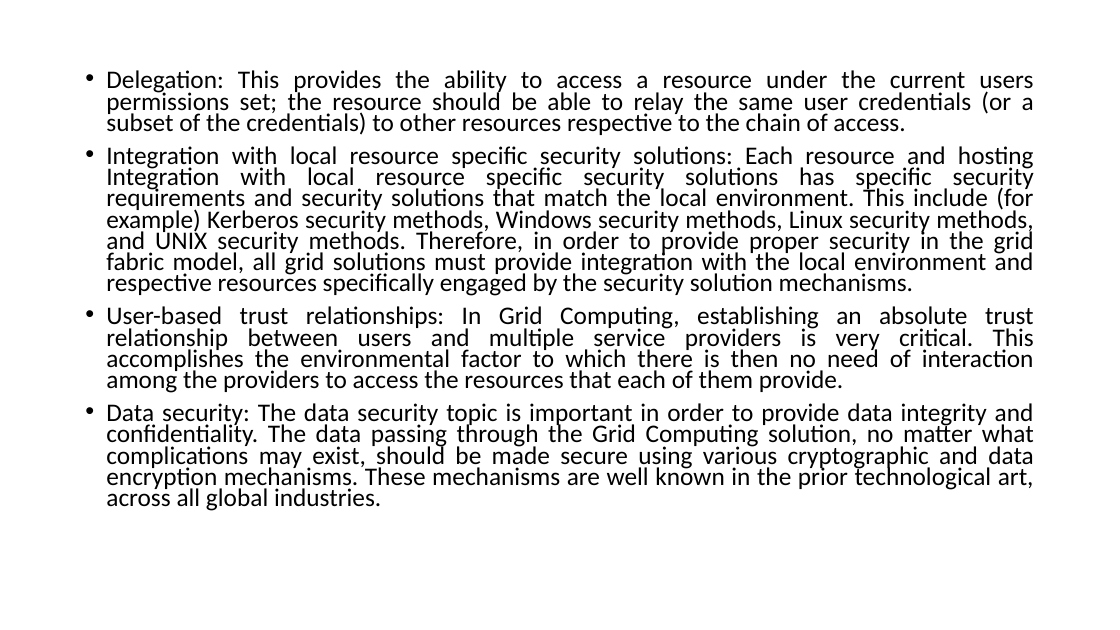
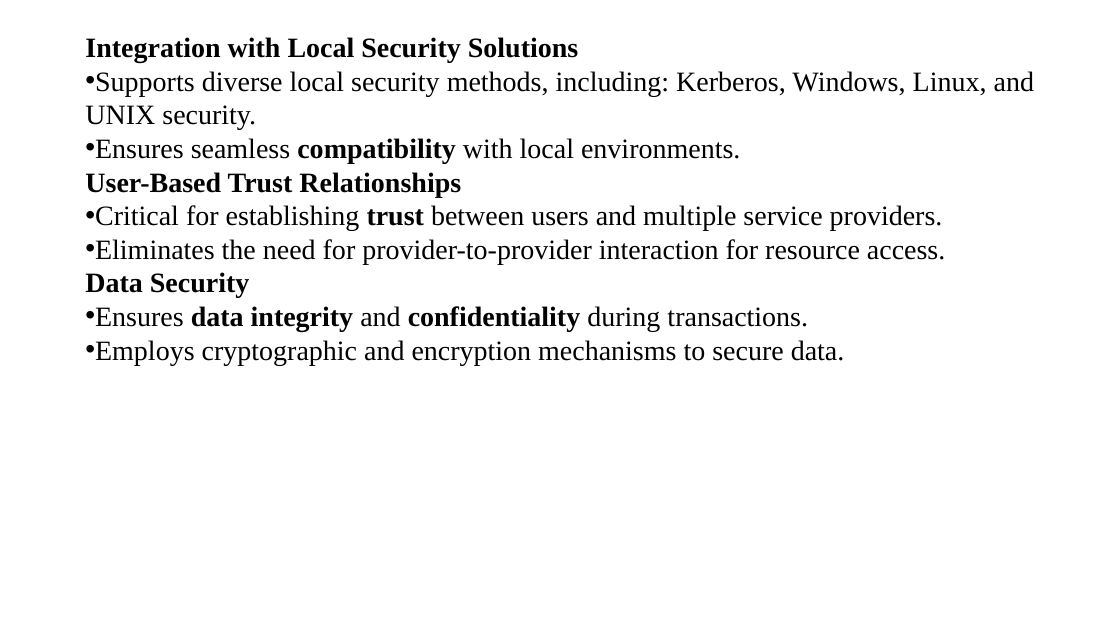
Before and after one commit to CSE-2026/4th-year-sem-2, a slide deck: slide 17 of HPC/UNIT1-PPT.pptx. Drawn at 1120x630 pixels with LibreOffice and Linux fonts; fonts in the diff are those of the drawing. Boxes give left, top, right and bottom in pixels: in the first picture for what was removed or moved away, otherwise in the second. Text is boxed around its words. In the diff, an @@ line names an element or a change of style, - is before the commit and + after.

```diff
--- a/HPC/UNIT1-PPT.pptx
+++ b/HPC/UNIT1-PPT.pptx
@@ text at box(85, 37, 1034, 365): text changed; size 21.7 to 24 pt; font Calibri to Times New Roman @@
-• Delegation: This provides the ability to access a resource under the current users permissions set; the resource should be able to relay the same user credentials (or a subset of the credentials) to other resources respective to the chain of access.
-• Integration with local resource specific security solutions: Each resource and hosting Integration with local resource specific security solutions has specific security requirements and security solutions that match the local environment. This include (for example) Kerberos security methods, Windows security methods, Linux security methods, and UNIX security methods. Therefore, in order to provide proper security in the grid fabric model, all grid solutions must provide integration with the local environment and respective resources specifically engaged by the security solution mechanisms.
-• User-based trust relationships: In Grid Computing, establishing an absolute trust relationship between users and multiple service providers is very critical. This accomplishes the environmental factor to which there is then no need of interaction among the providers to access the resources that each of them provide.
-• Data security: The data security topic is important in order to provide data integrity and confidentiality. The data passing through the Grid Computing solution, no matter what complications may exist, should be made secure using various cryptographic and data encryption mechanisms. These mechanisms are well known in the prior technological art, across all global industries.
+Integration with Local Security Solutions
+• Supports diverse local security methods, including: Kerberos, Windows, Linux, and UNIX security.
+• Ensures seamless compatibility with local environments.
+User-Based Trust Relationships
+• Critical for establishing trust between users and multiple service providers.
+• Eliminates the need for provider-to-provider interaction for resource access.
+Data Security
+• Ensures data integrity and confidentiality during transactions.
+• Employs cryptographic and encryption mechanisms to secure data.
```
Also in this commit, not shown: 27 other slides changed, 10 slides added, 4 slides removed, 5 other files.
